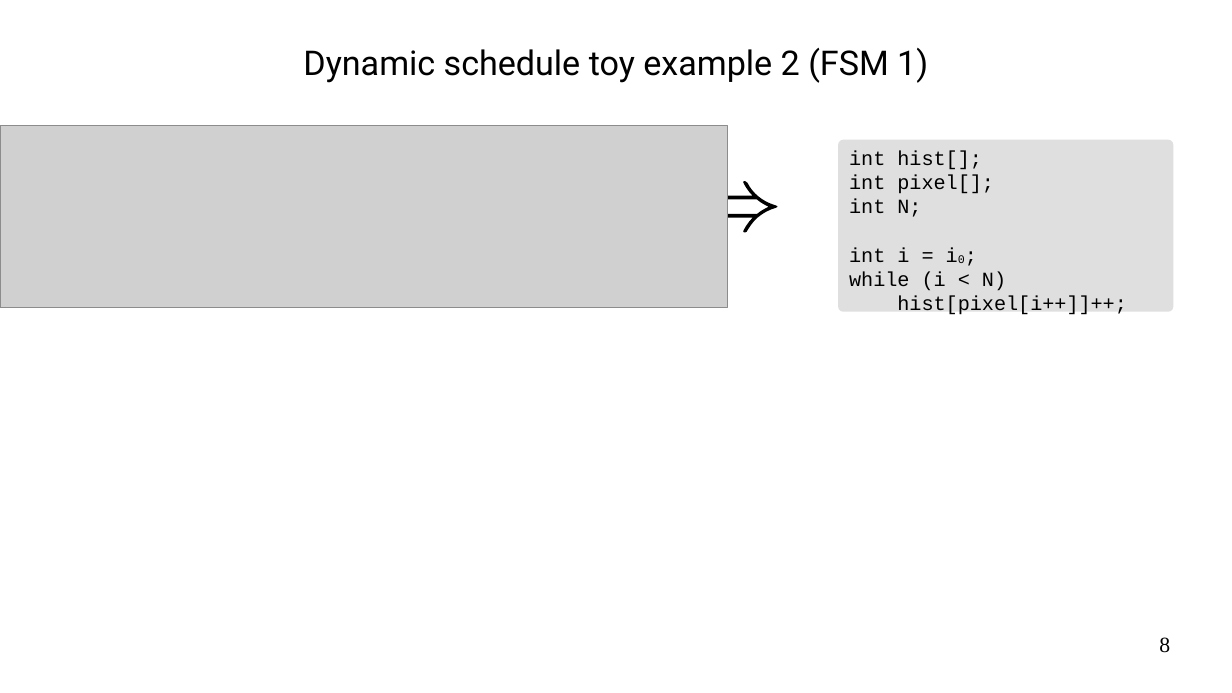
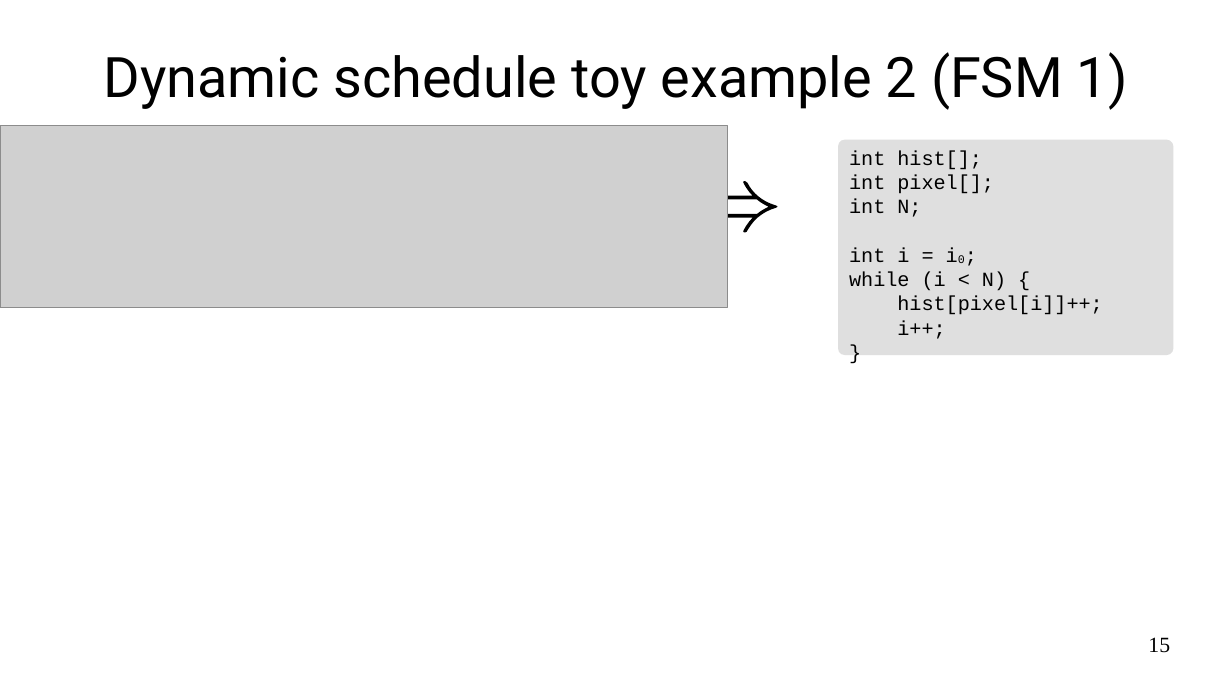
Before and after one commit to ulysse-lh/stage2024, a slide deck: slide 15 of slides/pres.odp (slide 8 before the commit). Drawn at 1232x693 pixels with LibreOffice and Linux fonts; fonts in the diff are those of the drawing; grey boxes stand for pictures. Boxes give left, top, right and bottom in pixels: in the first picture for what was removed or moved away, otherwise in the second. Text is boxed around its words. In the diff, an @@ line names an element or a change of style, - is before the commit and + after.

```diff
--- a/slides/pres.odp
+++ b/slides/pres.odp
@@ text "Dynamic schedule toy example 2 ...": place and size @@
-text "Dynamic schedule toy example 2 ..." at [303,48,928,83]
+text "Dynamic schedule toy example 2 ..." at [104,52,1128,110]
@@ text "Dynamic schedule toy example 2 ..." at [104,52,1128,110]: size 22 to 36 pt @@
@@ rounded rectangle: place and size @@
-rounded rectangle at [838,140,1174,312]
+rounded rectangle at [838,140,1174,356]
@@ text at [849,272,1102,339]: text changed @@
-while (i < N)
-hist[pixel[i++]]++;
+while (i < N) {
+hist[pixel[i]]++;
+i++;
+}
@@ page number at [1148,637,1170,653]: text changed @@
-8
+15
```
Also in this commit, not shown: 11 other slides changed, 7 slides added.
